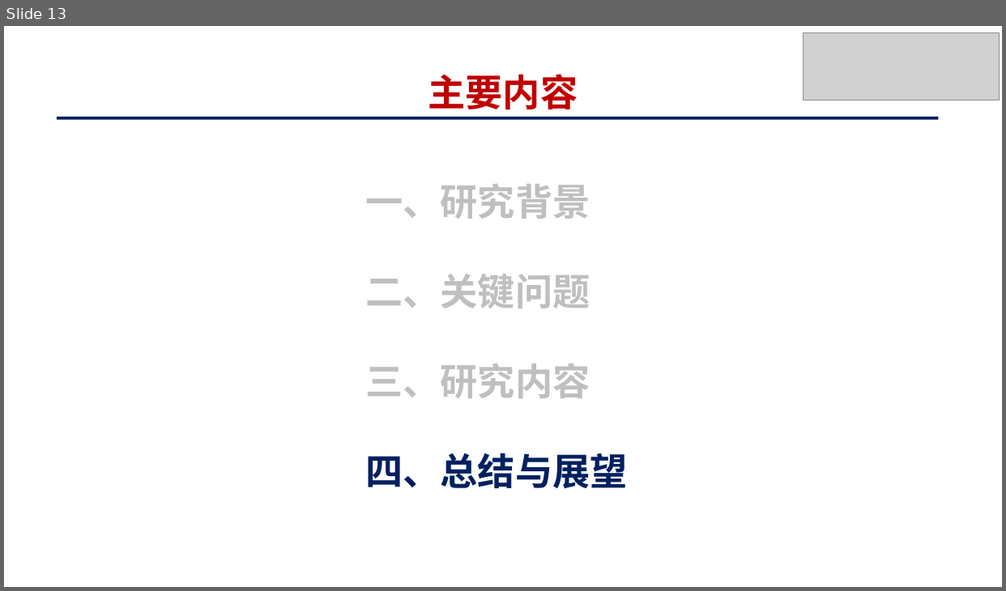
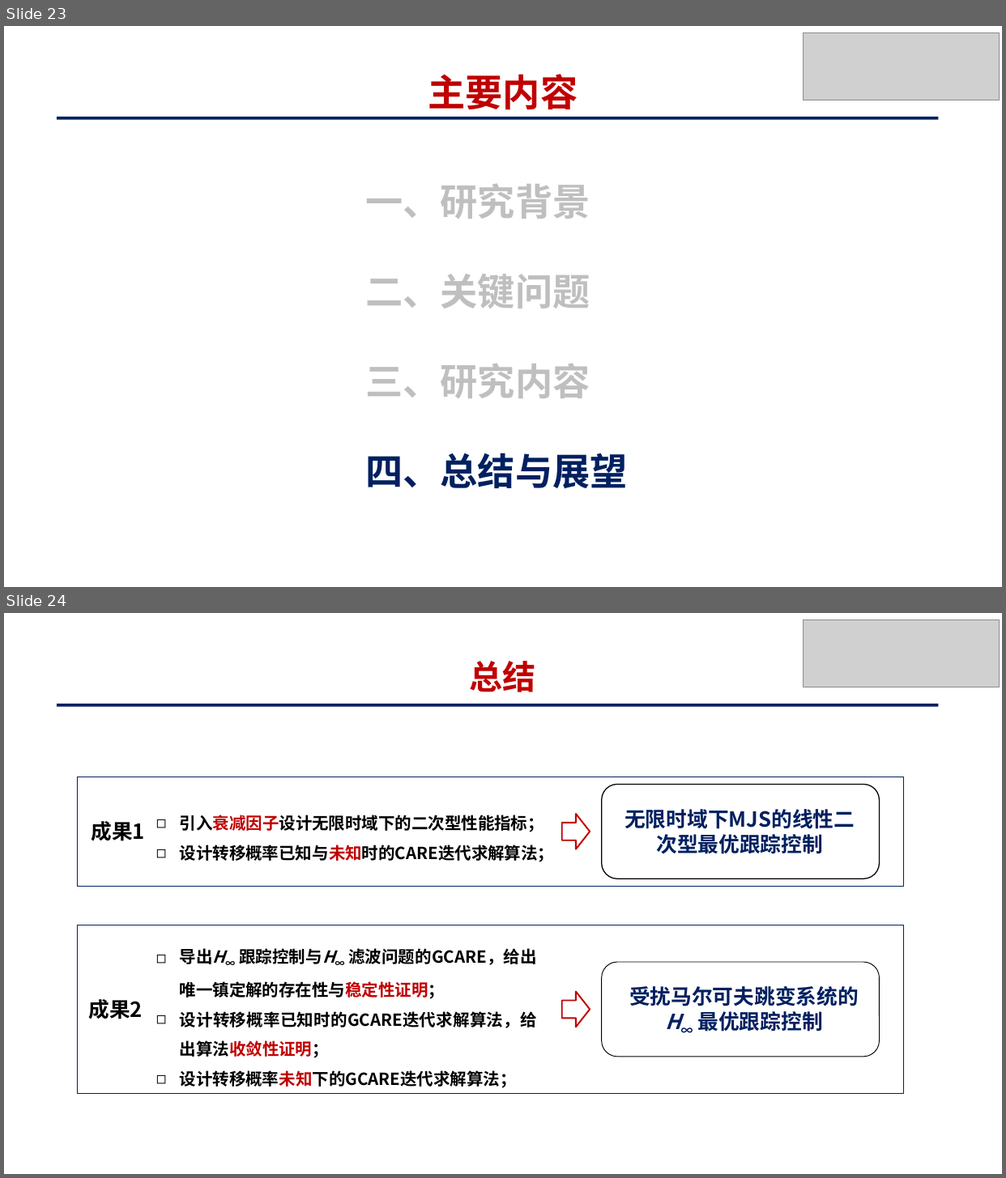
Before and after one commit to yck0609/master-thesis, a slide deck: PPT/基于策略迭代的马尔可夫跳变系统最优跟踪控制_姚才康.pptx. Shown one above the other, each under a label of ours: slide 13 before the commit, slides 23 and 24 after it. The pictures are 1006x591 and 1006x1178 pixels, drawn with LibreOffice and Linux fonts; fonts in the diff are those of the drawing; grey boxes stand for pictures. Boxes give left, top, right and bottom in pixels: in the first picture for what was removed or moved away, otherwise in the second. Text is boxed around its words. In the diff, an @@ line names an element or a change of style, - is before the commit and + after.

```diff
--- a/PPT/基于策略迭代的马尔可夫跳变系统最优跟踪控制_姚才康.pptx
+++ b/PPT/基于策略迭代的马尔可夫跳变系统最优跟踪控制_姚才康.pptx
@@ slide 24 added at (4,613,1002,1174), background #FFFFFF; not listed: 1 template element that a slide beside it also shows @@
@@ picture added at (803,619,999,687) @@
@@ title added at (470,661,536,692), 32 pt, text #C00000, bold @@
+总结
@@ rectangle added at (78,777,904,886), outline #002060 0.75 pt @@
@@ rounded rectangle added at (602,785,879,879), fill #FFFFFF, outline #000000 1 pt @@
@@ text added at (91,821,145,841), 20 pt, text #000000, bold @@
+成果1
@@ text added at (180,815,555,862), 16 pt, text #000000, bold @@
+◻ 引入衰减因子设计无限时域下的二次型性能指标；
+◻ 设计转移概率已知与未知时的CARE迭代求解算法；
@@ right arrow added at (562,814,590,849), outline #C00000 1.5 pt @@
@@ text added at (624,809,854,829), 20 pt, text #002060, bold @@
+无限时域下MJS的线性二次型最优跟踪控制
@@ rectangle added at (78,925,904,1094), outline #002060 0.75 pt @@
@@ text added at (180,948,537,1088), 16 pt, text #000000, bold @@
+◻ 导出H∞ 跟踪控制与H∞ 滤波问题的GCARE，给出唯一镇定解的存在性与稳定性证明；
+◻ 设计转移概率已知时的GCARE迭代求解算法，给出算法收敛性证明；
+◻ 设计转移概率未知下的GCARE迭代求解算法；
@@ rounded rectangle added at (602,963,879,1057), fill #FFFFFF, outline #000000 0.75 pt @@
@@ text added at (88,999,143,1020), 20 pt, text #000000, bold @@
+成果2
@@ right arrow added at (562,992,590,1027), outline #C00000 1.5 pt @@
@@ text added at (629,986,859,1032), 20 pt, text #002060, bold @@
+受扰马尔可夫跳变系统的H∞ 最优跟踪控制
@@ what was slide 13 is now slide 23 @@
```
Also in this commit, not shown: 5 slides changed, 17 other slides added, 7 slides removed, 15 other files.
